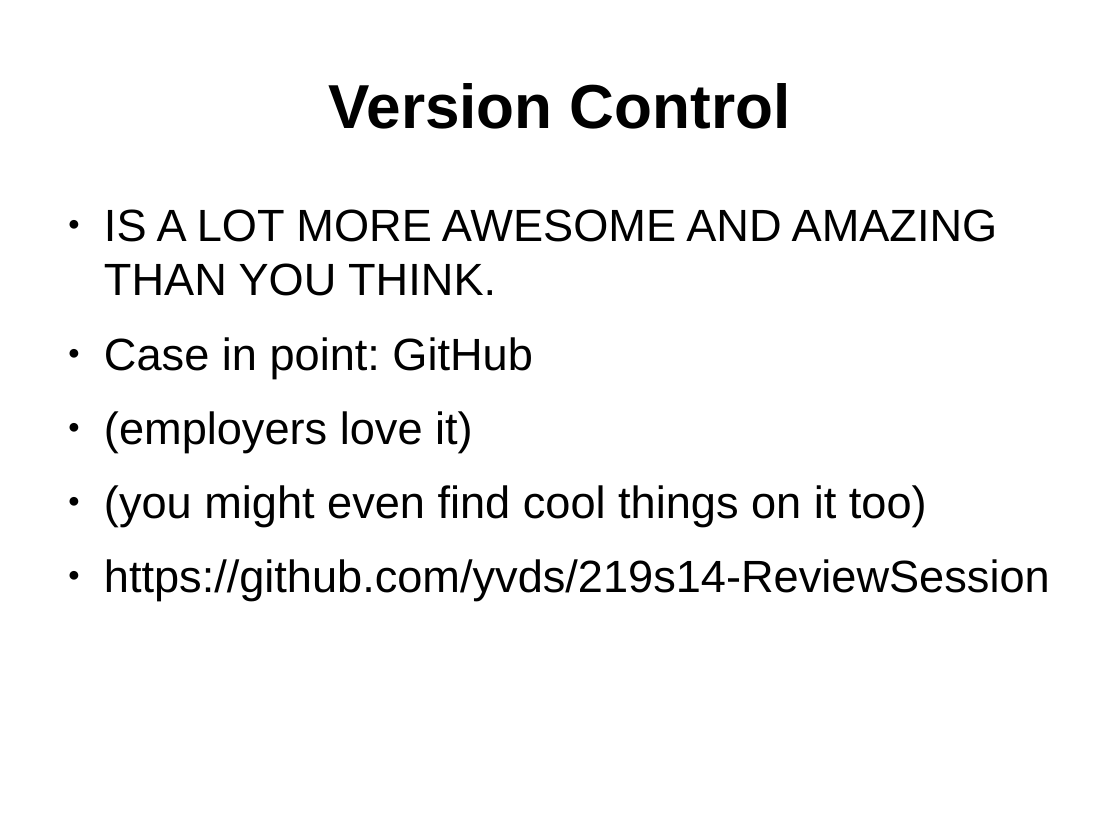
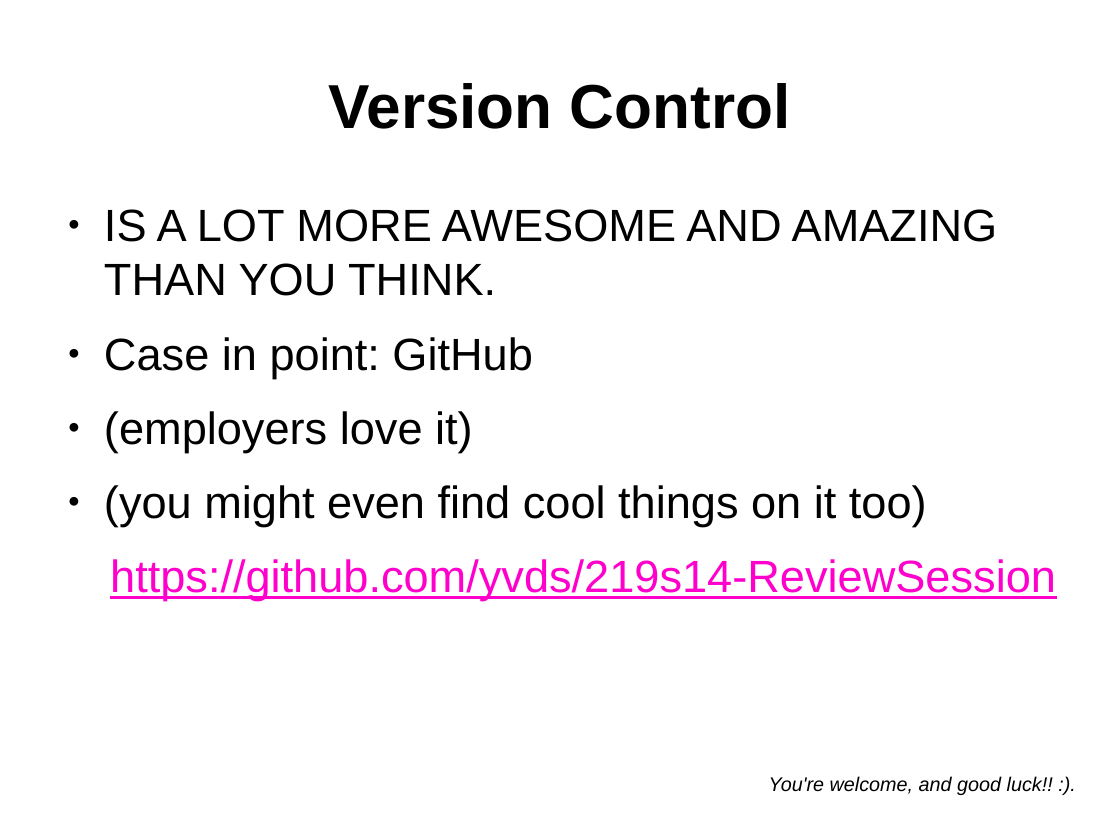
Before and after one commit to yv444/cse219-review, a slide deck: slide 32 of midterm_review.odp. Drawn at 1120x840 pixels with LibreOffice and Linux fonts; fonts in the diff are those of the drawing. Boxes give left, top, right and bottom in pixels: in the first picture for what was removed or moved away, otherwise in the second. Text is boxed around its words. In the diff, an @@ line names an element or a change of style, - is before the commit and + after.

```diff
--- a/midterm_review.odp
+++ b/midterm_review.odp
@@ text at (x1=110, y1=559, x2=1056, y2=601): text colour #000000 to #FF00CC, underline on in "https://github.com/yvds/219s14-ReviewSession"; alignment left to centre; bullet ● to none @@
@@ text added at (x1=769, y1=776, x2=1053, y2=795), 14 pt, text #000000, italic @@
+You're welcome, and good luck!! :).
```
Also in this commit, not shown: 8 other slides changed, 3 slides added, 3 slides removed, 1 other file.
